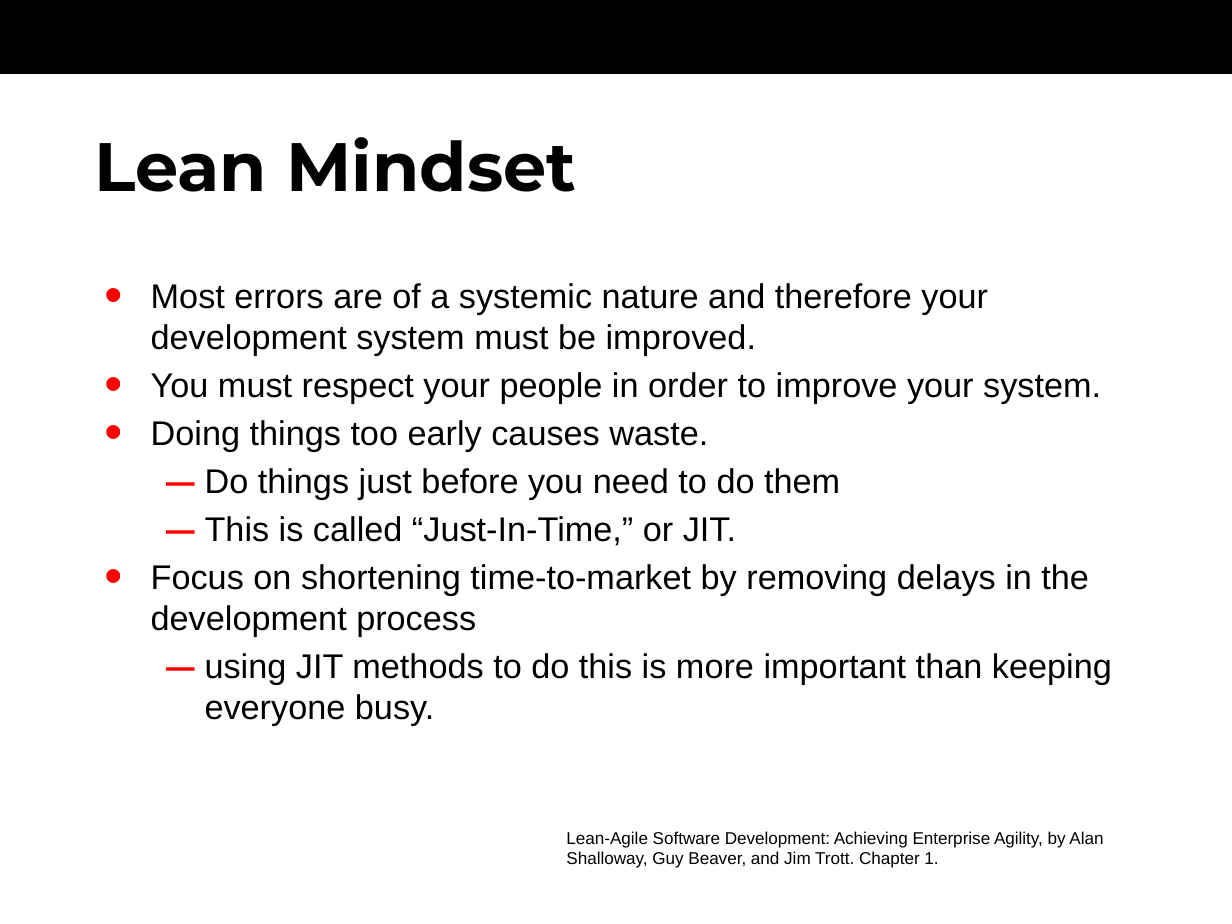
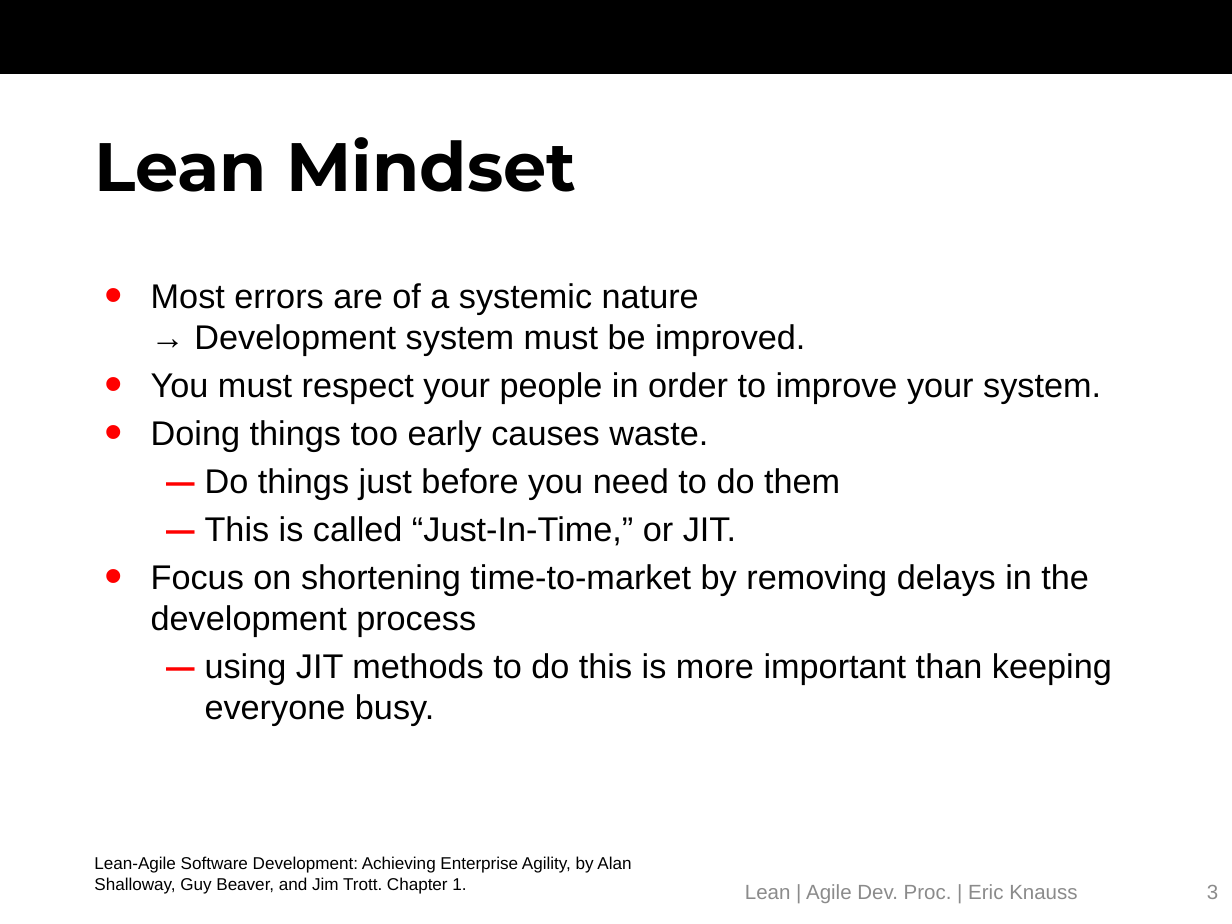
Before and after one commit to oerich/EDA397, a slide deck: slide 3 of Slides/src/agile-dev-processes-7-lean.pptx. Drawn at 1232x924 pixels with LibreOffice and Linux fonts; fonts in the diff are those of the drawing; background and template pictures are left out. Boxes give left, top, right and bottom in pixels: in the first picture for what was removed or moved away, otherwise in the second. Text is boxed around its words. In the diff, an @@ line names an element or a change of style, - is before the commit and + after.

Commit message:
Working on Lean slides

```diff
--- a/Slides/src/agile-dev-processes-7-lean.pptx
+++ b/Slides/src/agile-dev-processes-7-lean.pptx
@@ text at [151, 283, 805, 355]: text changed @@
-• Most errors are of a systemic nature and therefore your development system must be improved.
+• Most errors are of a systemic nature
+  → Development system must be improved.
@@ text "Lean-Agile Software Development: Achieving Enterprise ...": place and size @@
-text "Lean-Agile Software Development: Achieving Enterprise ..." at [566, 831, 1103, 868]
+text "Lean-Agile Software Development: Achieving Enterprise ..." at [94, 856, 631, 894]
@@ text added at [745, 884, 1077, 903], 12 pt, text #8C8C8C @@
+Lean | Agile Dev. Proc. | Eric Knauss
@@ page number added at [1207, 885, 1218, 899], 12 pt, text #8C8C8C @@
+3
```
Also in this commit, not shown: 12 other slides changed, 1 slide added, 1 slide removed.
